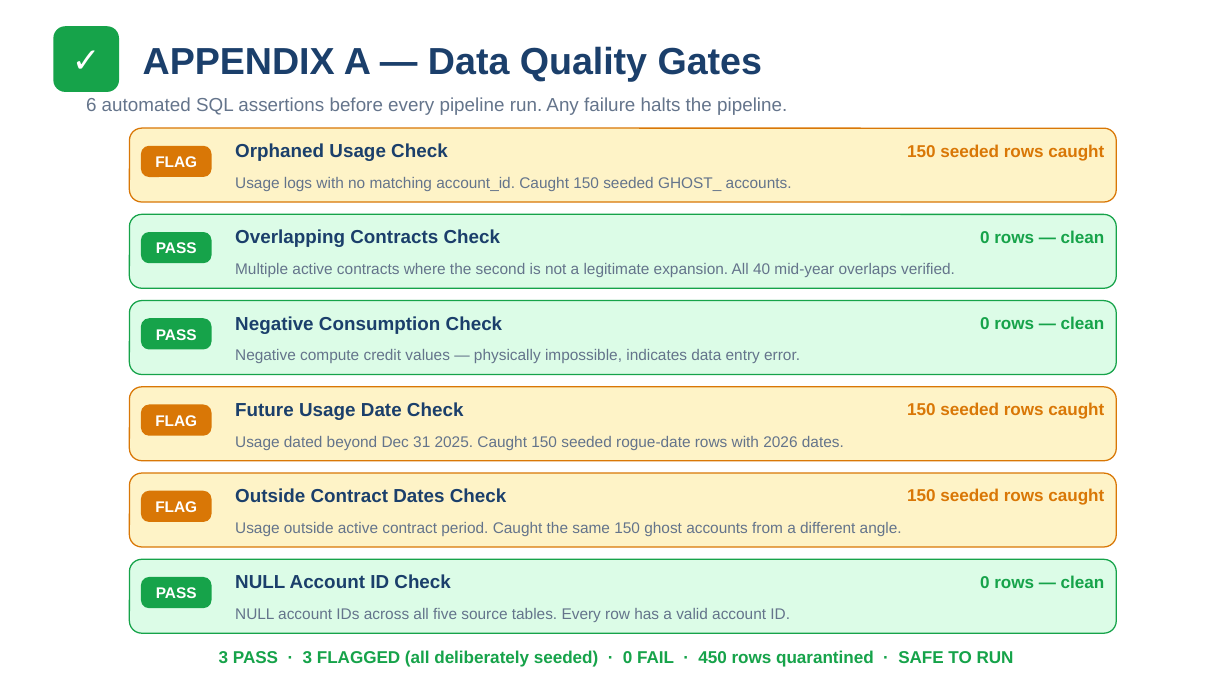
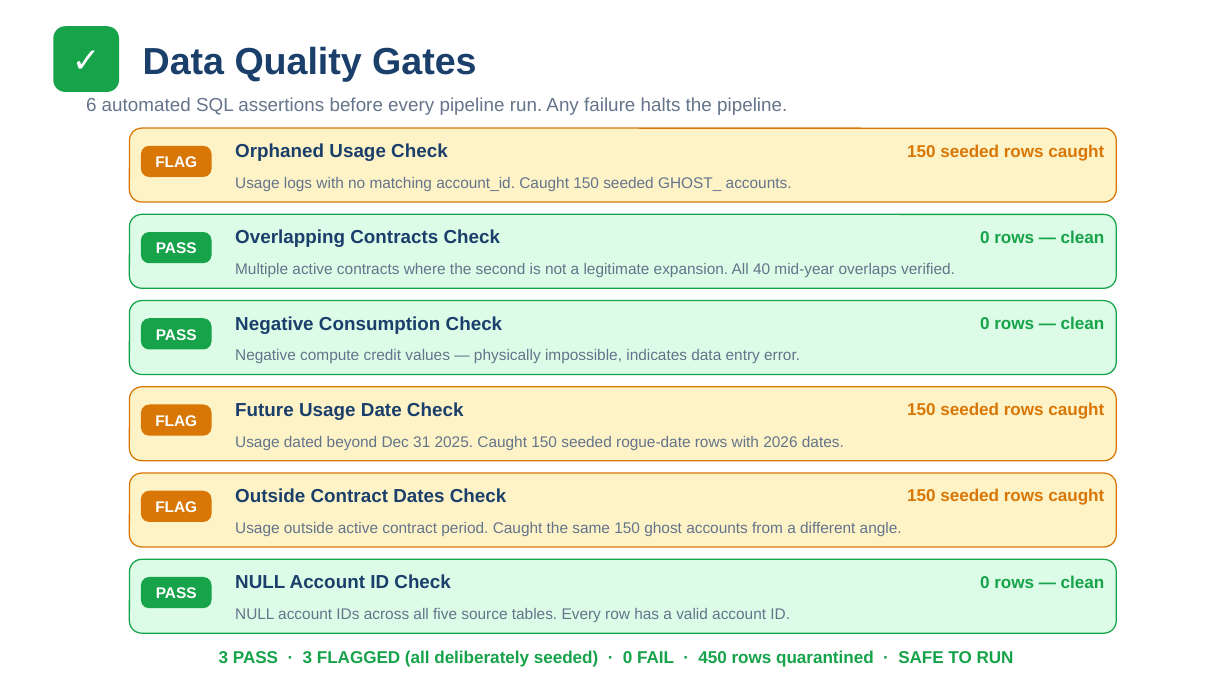
Before and after one commit to anumeharai21090-rgb/pan-ahi-casestudy, a slide deck: slide 13 of docs/AHI_Final_Pitch.pptx (slide 12 before the commit). Drawn at 1232x693 pixels with LibreOffice and Linux fonts; fonts in the diff are those of the drawing. Boxes give left, top, right and bottom in pixels: in the first picture for what was removed or moved away, otherwise in the second. Text is boxed around its words. In the diff, an @@ line names an element or a change of style, - is before the commit and + after.

```diff
--- a/docs/AHI_Final_Pitch.pptx
+++ b/docs/AHI_Final_Pitch.pptx
@@ text at (143,46,476,82): text changed @@
-APPENDIX A — Data Quality Gates
+Data Quality Gates
```
Also in this commit, not shown: 10 other slides changed, 2 slides added, 1 slide removed.
